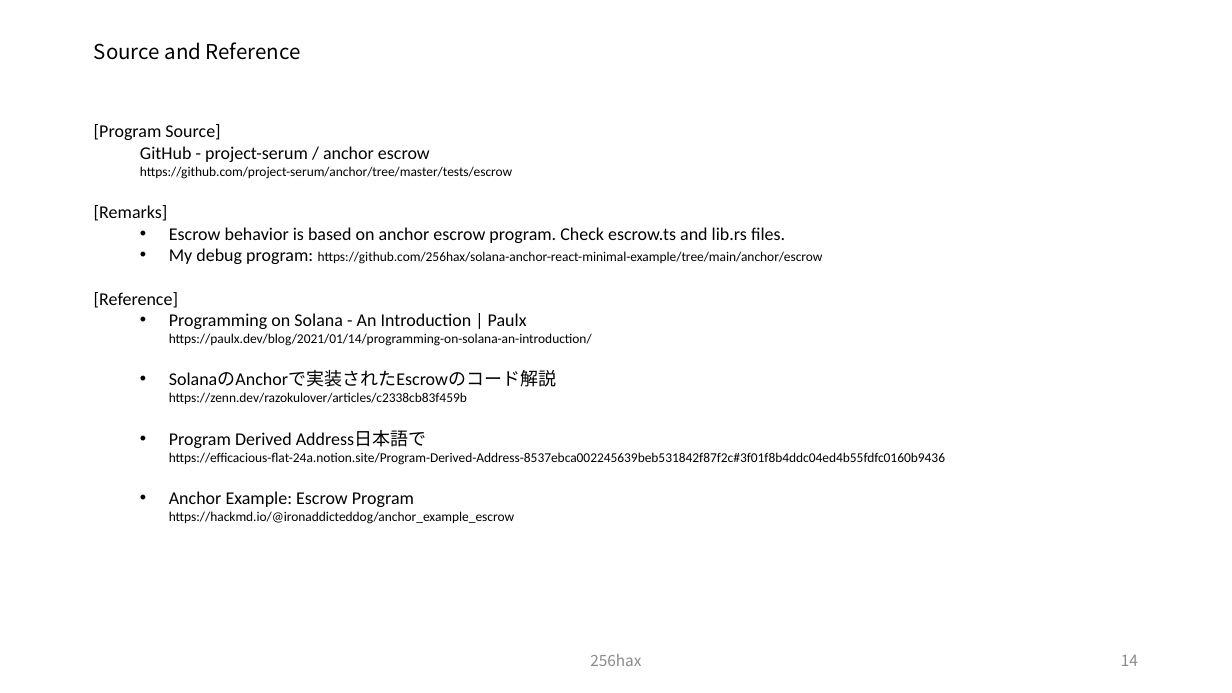
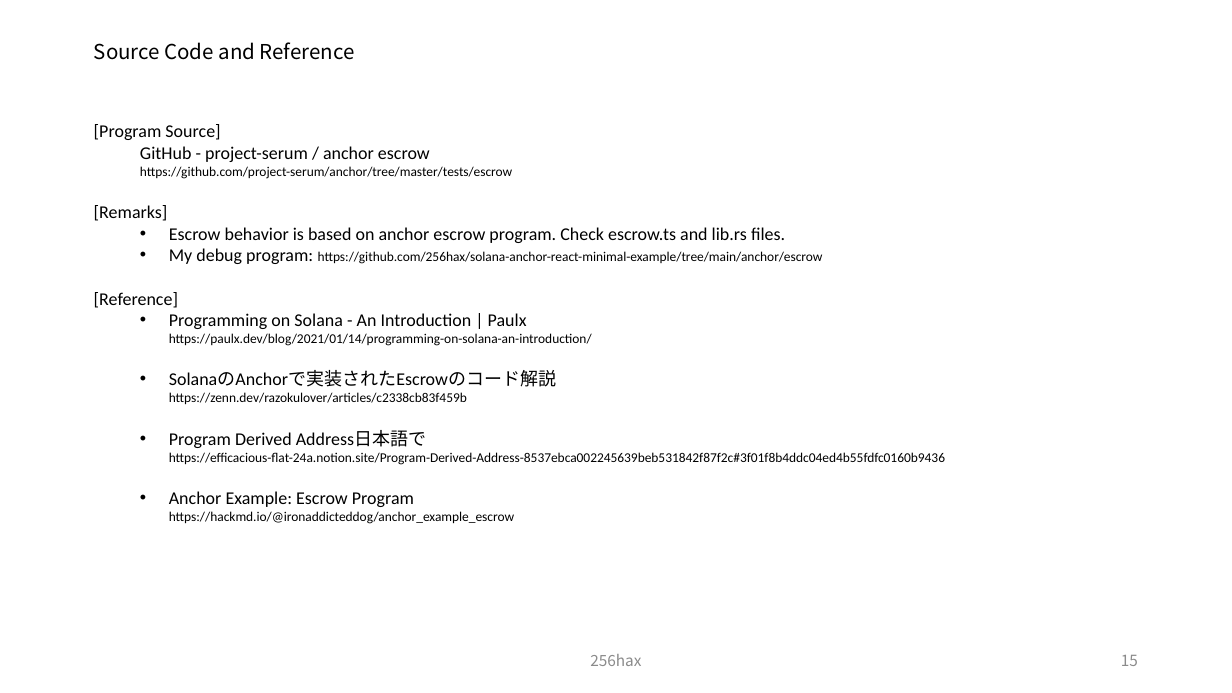
Before and after one commit to SmartGru25/Solana-React-Minimal, a slide deck: slide 16 of docs/Solana_Blockchain_Outline_Figure.pptx (slide 15 before the commit). Drawn at 1232x693 pixels with LibreOffice and Linux fonts; fonts in the diff are those of the drawing. Boxes give left, top, right and bottom in pixels: in the first picture for what was removed or moved away, otherwise in the second. Text is boxed around its words. In the diff, an @@ line names an element or a change of style, - is before the commit and + after.

```diff
--- a/docs/Solana_Blockchain_Outline_Figure.pptx
+++ b/docs/Solana_Blockchain_Outline_Figure.pptx
@@ title at <box>94,42,355,60</box>: text changed @@
-Source and Reference
+Source Code and Reference
@@ page number at <box>1121,655,1138,666</box>: text changed @@
-14
+15
```
Also in this commit, not shown: 1 other slide changed, 1 slide added.
